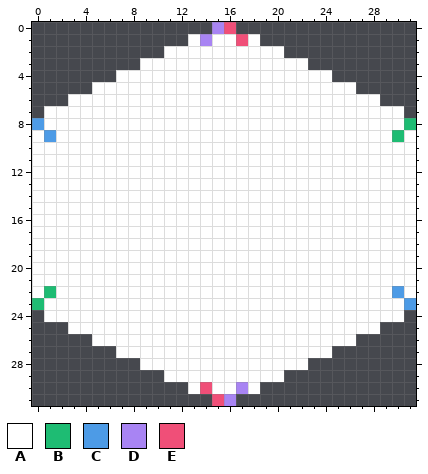
Pixel-art file: Assets/2D-assets/tilemap-assets/debugging-tiles/reference-tile.aseprite. The first picture shows the starting point.
32x32 pixels, 1 frame.
Palette (. is transparent): A #ffffff  B #1ebc73  C #4d9be6  D #a884f3  E #f04f78
Once edited:
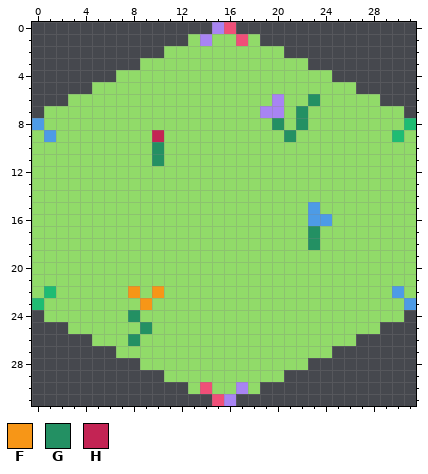
Colours new in this view: F #f79617  G #239063  H #c32454
Edits made:
colour A: #ffffff -> #91db69
Changed rows in their new state; - is a pixel that keeps its letter.
Layer "detail":
first column x 10:
 6 ----------D--G
 7 ---------DD-G-
 8 ----------G-G-
 9 H----------G--
10 G-------------
11 G-------------
first column x 23:
15 C-
16 CC
17 G-
18 G-
first column x 8:
22 F-F
23 -F-
24 G--
25 -G-
26 G--
Pixel boxes of the changes (left, top, right, bottom) in both pictures:
changed: (32, 34, 416, 394)
